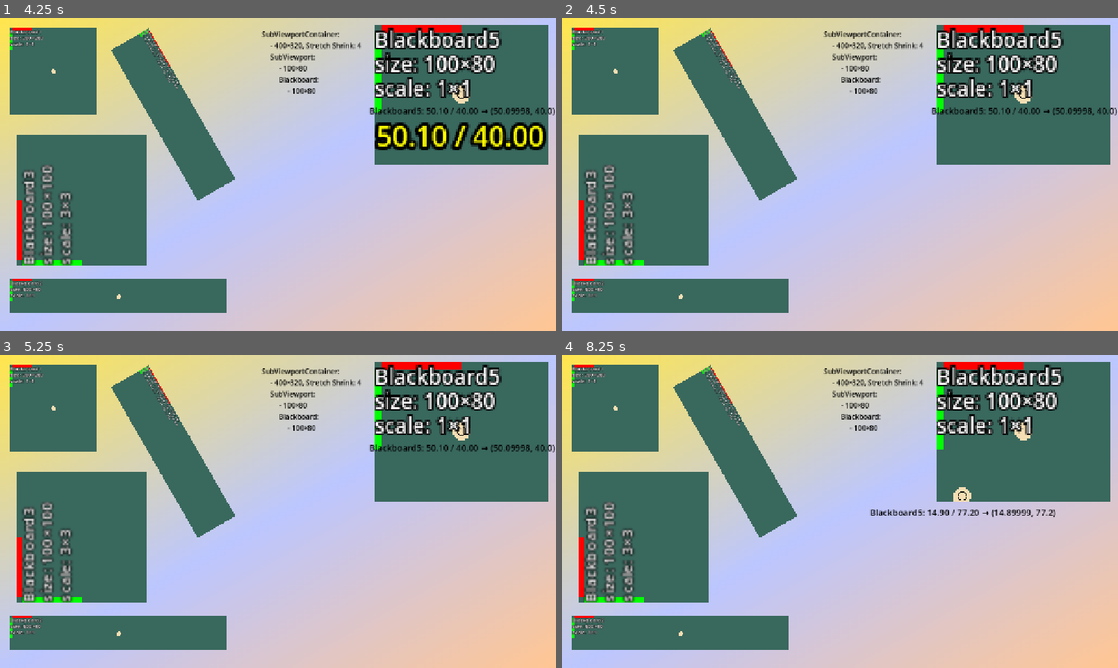
Above: before the commit, frames 1-4 (two rows, left to right).
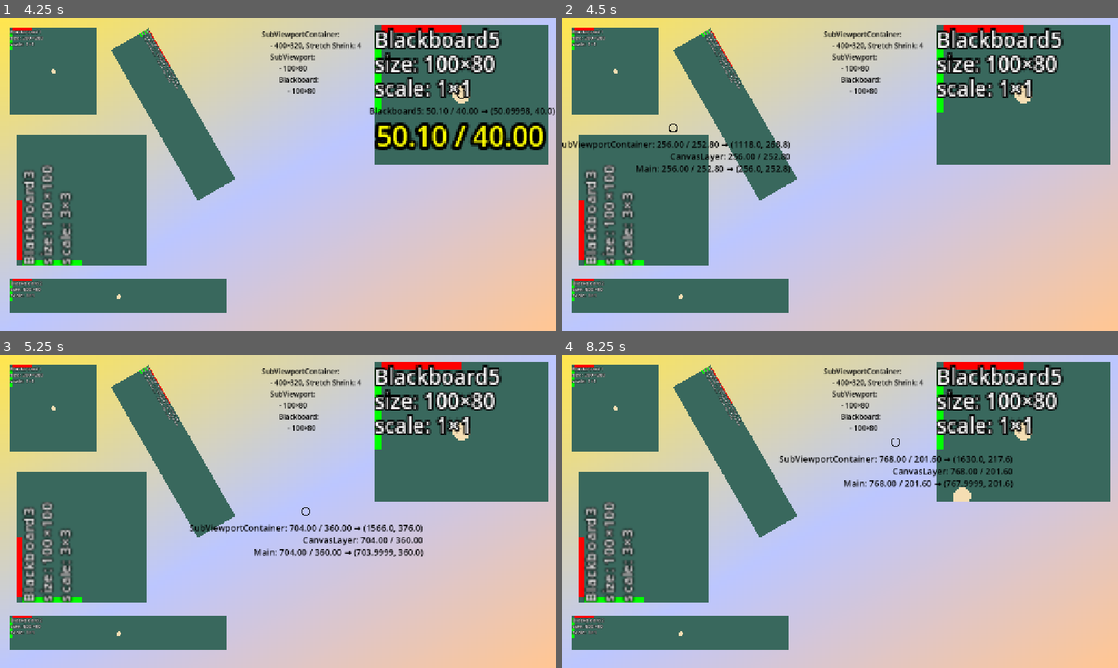
Above: after the commit, the same moments.

Repository: Toxe/godot-coordinate-systems
Game: Godot game, scene res://scenes/main.tscn
The game is run twice, just before and just after one commit, with the same random seed, the same clock (stepped at 60 frames per second) and the same inputs.
Inputs (mouse positions are in pixels of both pictures, inside the frame that each line leads up to):
- Up to frame 1 (4.25 s): tap Enter at 0.5, 2, 3.5 s; move the mouse to (55, 71) at 0.52 s; click (55, 71) at 0.67 s; tap Space at 1.25, 2.75 s; move the mouse to (172, 115) at 1.27 s; click (172, 115) at 1.42 s; move the mouse to (116, 296) at 2.02 s; click (116, 296) at 2.17 s; move the mouse to (83, 199) at 2.77 s; click (83, 199) at 2.92 s; move the mouse to (461, 93) at 3.52 s; click (461, 93) at 3.67 s
- Up to frame 2 (4.5 s): tap Space at 4.25 s; move the mouse to (673, 127) at 4.27 s; click (673, 127) at 4.42 s
- Up to frame 3 (5.25 s): move the mouse to (305, 511) at 5.02 s; click (305, 511) at 5.17 s
- Up to frame 4 (8.25 s): move the mouse to (756, 433) at 5.77 s; click (756, 433) at 5.92 s; move the mouse to (962, 495) at 6.52 s; click (962, 495) at 6.67 s; move the mouse to (728, 527) at 7.27 s; click (728, 527) at 7.42 s; move the mouse to (895, 442) at 8.02 s; click (895, 442) at 8.17 s

Frame 1 is identical in both runs. In frame 2, 1.3% of the frame differs, in the area x 0-100%, y 23-50%; in frame 3, 1.6%, in the area x 34-100%, y 23-65%; in frame 4, 1.5%.

Commit message:
Add mouse listener script to nodes

Diff:
--- a/CoordinateSystems/scenes/main.tscn
+++ b/CoordinateSystems/scenes/main.tscn
@@ -1,6 +1,6 @@
 [gd_scene format=3 uid="uid://b3aw8x0686vsw"]
 
-[ext_resource type="Script" uid="uid://cstrdq3aumxkh" path="res://scenes/main.gd" id="1_o5qli"]
+[ext_resource type="Script" uid="uid://ch8ltww7obcng" path="res://scripts/mouse_listener.gd" id="1_sugp2"]
 [ext_resource type="PackedScene" uid="uid://c4acg3uptu08i" path="res://scenes/blackboard.tscn" id="2_0wfyh"]
 [ext_resource type="PackedScene" uid="uid://ba7js2i2f7di7" path="res://scenes/mouse_overlay.tscn" id="3_sugp2"]
 
@@ -14,7 +14,7 @@
 metadata/_snap_enabled = true
 
 [node name="Main" type="Node2D" unique_id=680529626]
-script = ExtResource("1_o5qli")
+script = ExtResource("1_sugp2")
 
 [node name="Background" type="TextureRect" parent="." unique_id=749584178]
 offset_right = 1280.0
@@ -51,6 +51,7 @@
 scale = Vector2(3, 3)
 
 [node name="CanvasLayer" type="CanvasLayer" parent="." unique_id=22118533]
+script = ExtResource("1_sugp2")
 
 [node name="MouseOverlay" parent="CanvasLayer" unique_id=2060645405 instance=ExtResource("3_sugp2")]
 unique_name_in_owner = true
@@ -63,11 +64,15 @@
 offset_bottom = 336.0
 stretch = true
 stretch_shrink = 4
+script = ExtResource("1_sugp2")
 
-[node name="SubViewport" type="SubViewport" parent="SubViewportContainer" unique_id=1109369972]
+[node name="SubViewport1" type="SubViewport" parent="SubViewportContainer" unique_id=1109369972]
+handle_input_locally = false
 size = Vector2i(100, 80)
+render_target_update_mode = 4
+script = ExtResource("1_sugp2")
 
-[node name="Blackboard5" parent="SubViewportContainer/SubViewport" unique_id=1287240771 instance=ExtResource("2_0wfyh")]
+[node name="Blackboard5" parent="SubViewportContainer/SubViewport1" unique_id=1287240771 instance=ExtResource("2_0wfyh")]
 anchors_preset = 15
 anchor_right = 1.0
 anchor_bottom = 1.0
--- a/CoordinateSystems/scenes/main.gd
+++ b/CoordinateSystems/scripts/mouse_listener.gd
@@ -1,7 +1,7 @@
-class_name Main extends Node2D
+class_name MouseListener extends Node
 
 
 func _input(event: InputEvent) -> void:
     var mouse_motion_event: InputEventMouseMotion = event as InputEventMouseMotion
     if mouse_motion_event:
-        Events.mouse_moved.emit(self, mouse_motion_event.position, get_global_transform() * mouse_motion_event.position)
+        Events.mouse_moved.emit(self, mouse_motion_event.position)
Not shown, removed: CoordinateSystems/scenes/main.gd.uid
Not shown, added: CoordinateSystems/scripts/mouse_listener.gd.uid
